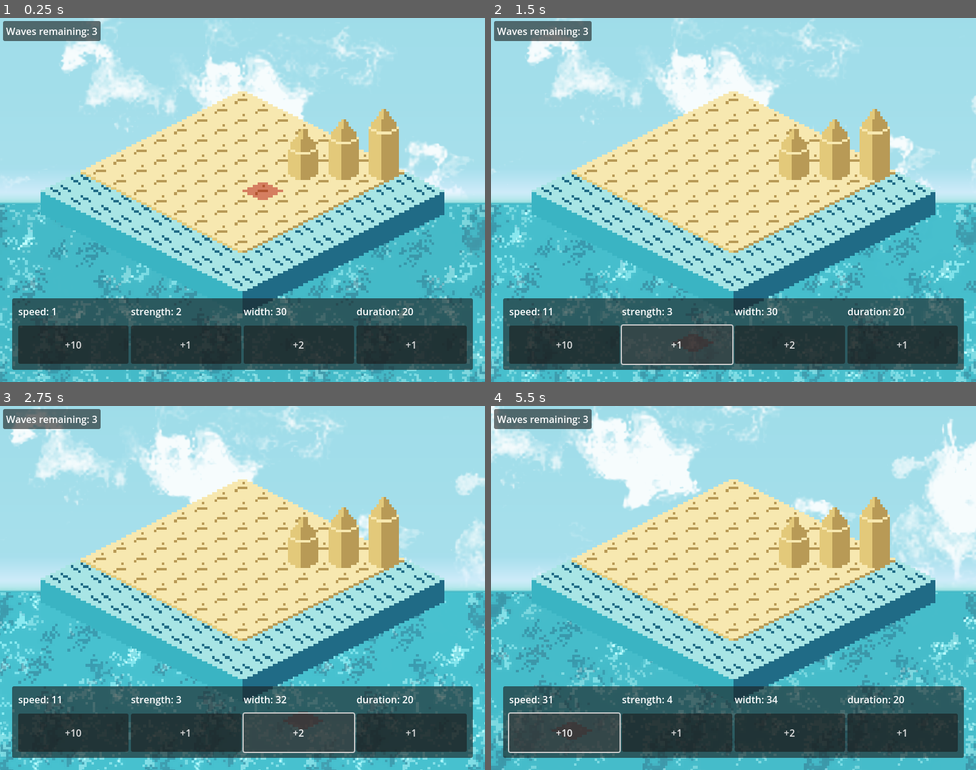
Above: before the commit, frames 1-4 (two rows, left to right).
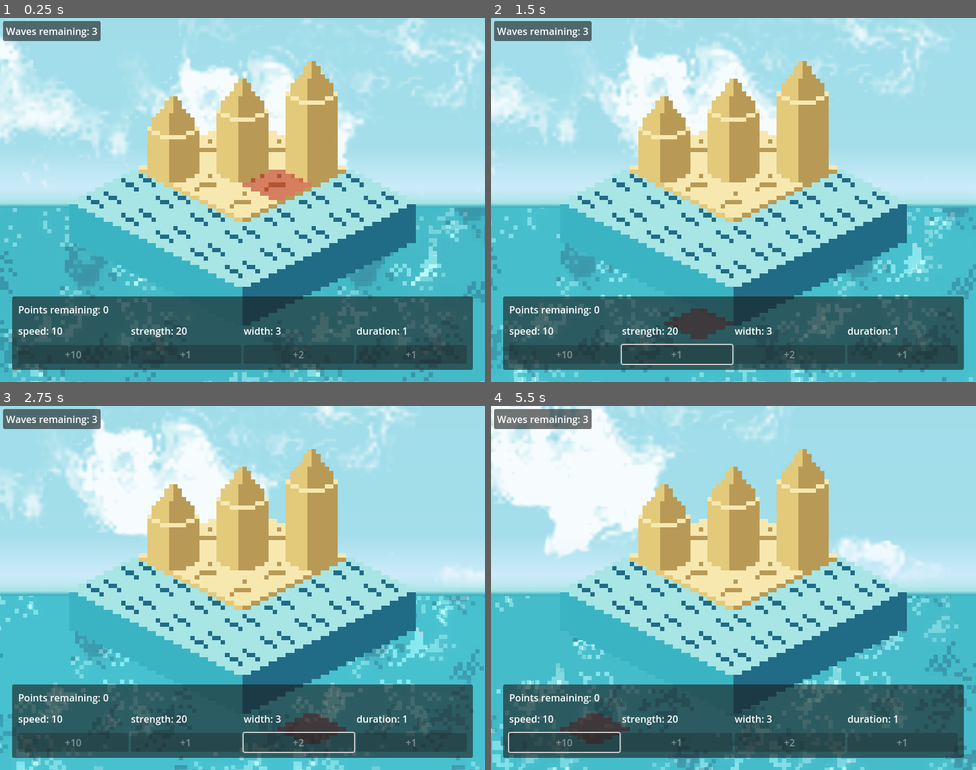
Above: after the commit, the same moments.

Repository: macmist/game-off-2025-waves
Game: Godot game, scene res://scene.tscn
Same seed, same stepped clock (60 frames per second), same inputs: the game is played once before the commit and once after it.
Inputs (mouse positions are in pixels of both pictures, inside the frame that each line leads up to):
- Up to frame 1 (0.25 s): no input
- Up to frame 2 (1.5 s): click (563, 345) at 0.5 s, where only the run before the commit has a clickable "+10"; click (675, 345) at 1.25 s, where only the run before the commit has a clickable "+1"
- Up to frame 3 (2.75 s): click (300, 733) at 2 s, where only the run before the commit has a clickable "+2"
- Up to frame 4 (5.5 s): click (563, 733) at 2.75 s, where only the run before the commit has a clickable "+10"; click (675, 733) at 3.5 s, where only the run before the commit has a clickable "+1"; click (791, 733) at 4.25 s, where only the run before the commit has a clickable "+2"; click (563, 733) at 5 s, where only the run before the commit has a clickable "+10"

The runs differ from the first frame. In frame 1, 41% of the frame differs, in the area x 0-100%, y 0-100%; in frame 2, 39%; in frame 3, 40%; in frame 4, 44%.

Commit message:
feat: added points to spend

Diff:
--- a/components/towers/tower.gd
+++ b/components/towers/tower.gd
@@ -15,7 +15,6 @@
 
 
 var resistance: int = 10
-
 
 
 func _ready():
@@ -49,13 +48,13 @@
 		col.shape = shape
 		col.position.y = 4
 		col.position.x = 0
-		print(col.shape)
 
 
 # Return true if destroyed
 func remove_layers(layers_to_remove: int = 1) -> bool:
 	if size <= layers_to_remove:
 		queue_free()
+		Game.points_remaining.current += 1
 		return true
 	var count = layers.get_child_count()
 	for i in range(layers_to_remove):
--- a/components/towers/tower.tscn
+++ b/components/towers/tower.tscn
@@ -17,7 +17,7 @@
 tower_top = ExtResource("2_flng0")
 tower_middle = ExtResource("3_7a5un")
 
-[node name="Layers" type="Node2D" parent="."]
+[node name="Layers" type="Node2D" parent="." groups=["Tower"]]
 z_index = 1
 z_as_relative = false
 
--- a/in_game_menu.gd
+++ b/in_game_menu.gd
@@ -1,7 +1,10 @@
 extends CanvasLayer
 
-@onready var bottom_menu: HBoxContainer = $"MarginContainer/PanelContainer/MarginContainer/Bottom Menu"
+@onready var bottom_menu: HBoxContainer = $"MarginContainer/PanelContainer/MarginContainer/VSplitContainer/Bottom Menu"
 @onready var waves_remaining: RichTextLabel = $"MarginContainer2/PanelContainer/MarginContainer/Waves Remaining"
+@onready var points_remaining: RichTextLabel = $"MarginContainer/PanelContainer/MarginContainer/VSplitContainer/Points Remaining"
+
+var buttons: Array[TextWithButton] = []
 
 const TEXT_WITH_BUTTON = preload("res://text_with_button.tscn")
 
@@ -12,6 +15,7 @@
 	add_bottom_button("width", 2, Game.width)
 	add_bottom_button("duration", 1, Game.duration)
 	Game.num_of_waves.changed.connect(edit_wave_text)
+	Game.points_remaining.changed.connect(points_remaining_listener)
 
 func add_bottom_button(text: String, increment_value: int, value: EditableInt):
 	var button = TEXT_WITH_BUTTON.instantiate()
@@ -20,7 +24,19 @@
 	button.button_increment = increment_value
 	bottom_menu.add_child(button)
 	edit_wave_text()
+	points_remaining_listener()
+	button.clicked.connect(button_clicked_listener)
+	buttons.append(button)
 
 
 func edit_wave_text():
 	waves_remaining.text = "Waves remaining: " + str(Game.num_of_waves.current)
+
+func button_clicked_listener():
+	Game.points_remaining.current -= 1
+
+
+func points_remaining_listener():
+	points_remaining.text = "Points remaining: " + str(Game.points_remaining.current)
+	for b in buttons:
+		b.enabled = Game.points_remaining.current > 0
--- a/in_game_menu.tscn
+++ b/in_game_menu.tscn
@@ -29,7 +29,15 @@
 theme_override_constants/margin_right = 10
 theme_override_constants/margin_bottom = 10
 
-[node name="Bottom Menu" type="HBoxContainer" parent="MarginContainer/PanelContainer/MarginContainer"]
+[node name="VSplitContainer" type="VSplitContainer" parent="MarginContainer/PanelContainer/MarginContainer"]
+layout_mode = 2
+
+[node name="Points Remaining" type="RichTextLabel" parent="MarginContainer/PanelContainer/MarginContainer/VSplitContainer"]
+layout_mode = 2
+text = "Points remaining:"
+fit_content = true
+
+[node name="Bottom Menu" type="HBoxContainer" parent="MarginContainer/PanelContainer/MarginContainer/VSplitContainer"]
 layout_direction = 2
 layout_mode = 2
 size_flags_horizontal = 3
--- a/level_generator.gd
+++ b/level_generator.gd
@@ -99,6 +99,7 @@
 		Game.width.current = data.get("wave_width")
 	if data.has("num_of_waves"):
 		Game.num_of_waves.current = data.get("num_of_waves")
+	Game.points_remaining.current = 0
 
 
 func center_ocean(dict: Dictionary) -> void:
--- a/project.godot
+++ b/project.godot
@@ -28,6 +28,7 @@
 [global_group]
 
 Wave=""
+Tower=""
 
 [rendering]
 
--- a/scripts/game.gd
+++ b/scripts/game.gd
@@ -5,8 +5,12 @@
 var width: EditableInt = EditableInt.new(3)
 var duration: EditableInt = EditableInt.new(2)
 var num_of_waves: EditableInt = EditableInt.new(3)
+var points_remaining: EditableInt = EditableInt.new(0)
 
 
 func try_game_over():
 	if num_of_waves.current == 0 &&  get_tree().get_node_count_in_group("Wave") <= 1:
-		print("possibly game over")
+		if get_tree().get_node_count_in_group("Tower") == 0:
+			print("level success")
+		else:
+			print("level failed")
--- a/text_with_button.gd
+++ b/text_with_button.gd
@@ -1,4 +1,6 @@
 extends VSplitContainer
+
+class_name TextWithButton
 
 @onready var value: RichTextLabel = $"Value Text"
 @onready var button: Button = $Button
@@ -10,7 +12,12 @@
 		editable_value = value
 		editable_value.changed.connect(_update_displays)
 
+@export var enabled: bool = false:
+	set(value):
+		enabled = value
+		button.disabled = !value
 
+signal clicked
 
 # Called when the node enters the scene tree for the first time.
 func _ready() -> void:
@@ -26,3 +33,4 @@
 
 func _on_button_pressed() -> void:
 	editable_value.current += button_increment
+	clicked.emit()
Not shown, changed: levels/level_0.txt
